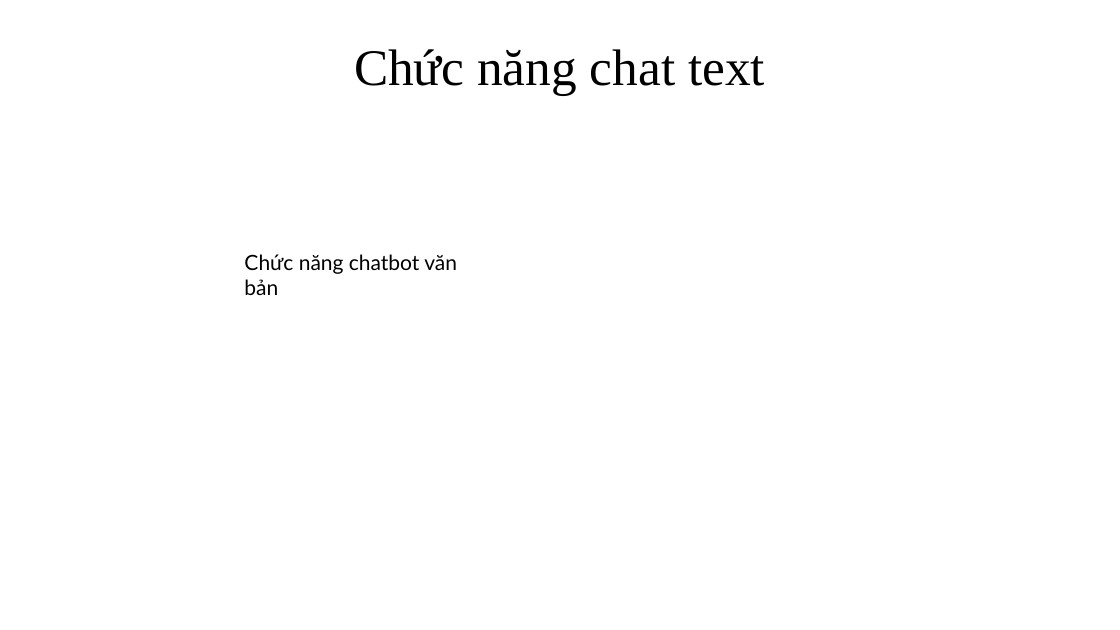
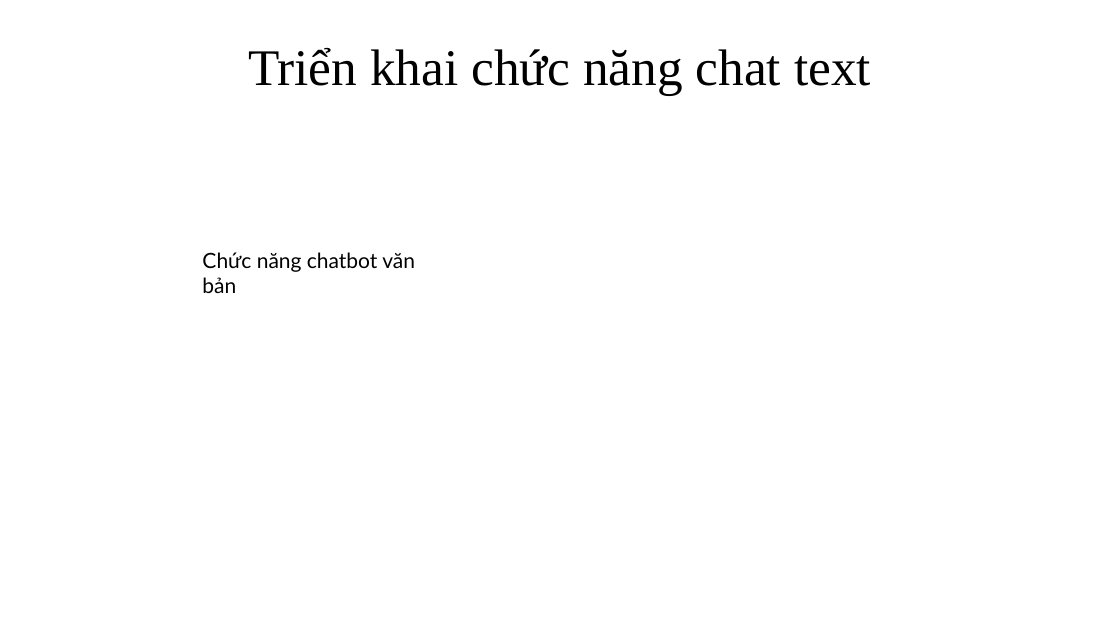
Before and after one commit to ngovanuc/Vietnamese_History_Chatbot, a slide deck: slide 22 of documents/slide bao cao.pptx. Drawn at 1120x630 pixels with LibreOffice and Linux fonts; fonts in the diff are those of the drawing. Boxes give left, top, right and bottom in pixels: in the first picture for what was removed or moved away, otherwise in the second. Text is boxed around its words. In the diff, an @@ line names an element or a change of style, - is before the commit and + after.

```diff
--- a/documents/slide bao cao.pptx
+++ b/documents/slide bao cao.pptx
@@ title at bbox=[248, 48, 871, 96]: text changed @@
-Chức năng chat text
+Triển khai chức năng chat text
@@ text "Chức năng chatbot văn bản": place and size @@
-text "Chức năng chatbot văn bản" at bbox=[244, 254, 457, 295]
+text "Chức năng chatbot văn bản" at bbox=[202, 252, 415, 293]
```
Also in this commit, not shown: 11 other slides changed, 20 slides added.
